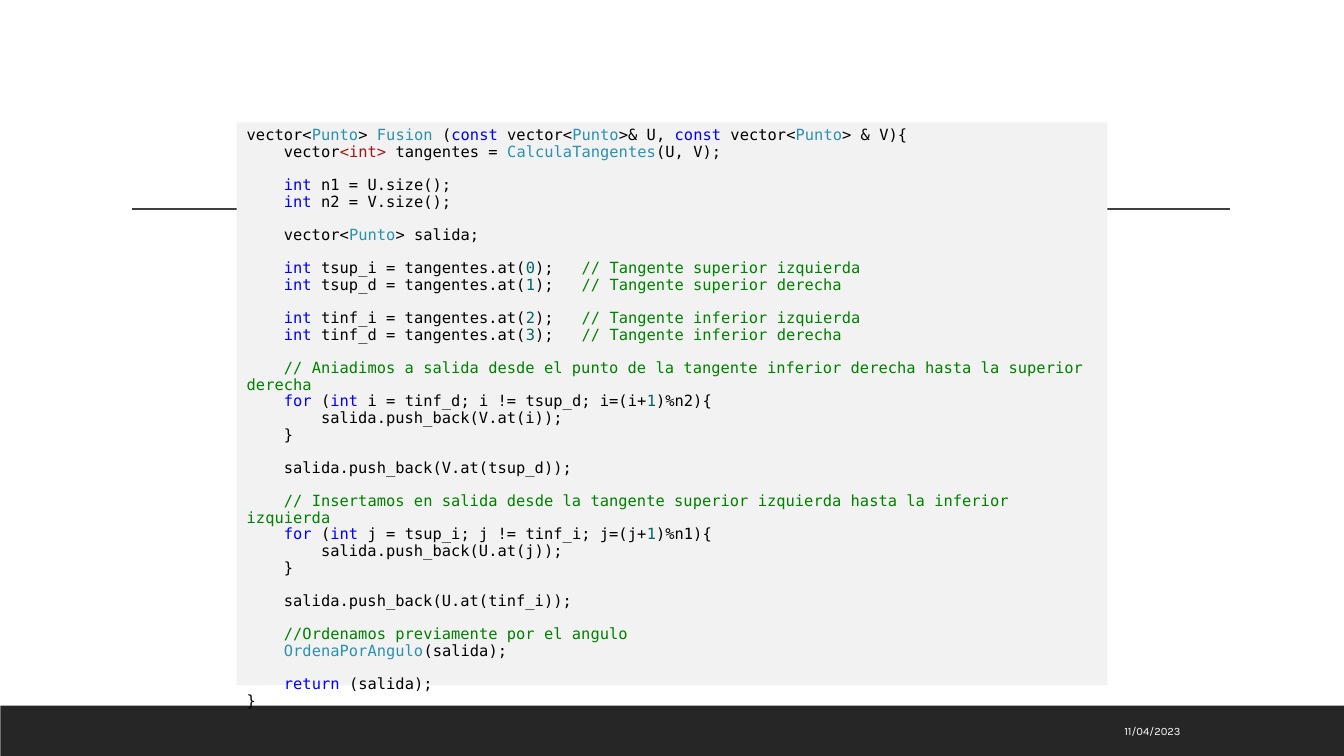
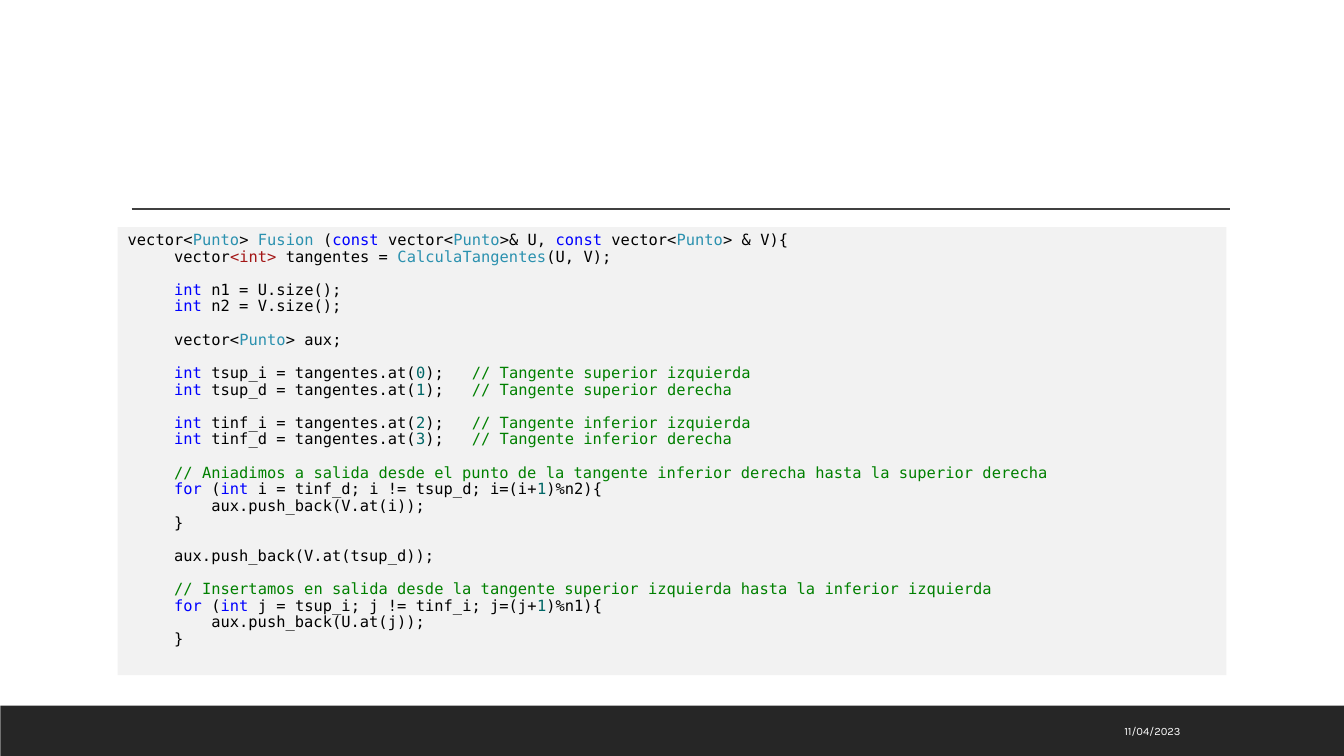
Before and after one commit to MarioLndz/Practica2DyV, a slide deck: slide 37 of PresentaciónPráctica2.pptx (slide 26 before the commit). Drawn at 1344x756 pixels with LibreOffice and Linux fonts; fonts in the diff are those of the drawing. Boxes give left, top, right and bottom in pixels: in the first picture for what was removed or moved away, otherwise in the second. Text is boxed around its words. In the diff, an @@ line names an element or a change of style, - is before the commit and + after.

```diff
--- a/PresentaciónPráctica2.pptx
+++ b/PresentaciónPráctica2.pptx
@@ text "vector<Punto> Fusion (const vector<Punto>& U, ...": place and size @@
-text "vector<Punto> Fusion (const vector<Punto>& U, ..." at box(237, 122, 1108, 685)
+text "vector<Punto> Fusion (const vector<Punto>& U, ..." at box(118, 227, 1227, 676)
@@ text at box(174, 333, 341, 347): text changed @@
-  vector<Punto> salida;
+  vector<Punto> aux;
@@ text at box(211, 499, 425, 515): text changed @@
-  salida.push_back(V.at(i));
+  aux.push_back(V.at(i));
@@ text at box(174, 549, 434, 565): text changed @@
-  salida.push_back(V.at(tsup_d));
+  aux.push_back(V.at(tsup_d));
@@ text at box(284, 594, 628, 691): paragraphs removed @@
-  salida.push_back(U.at(tinf_i));
-  //Ordenamos previamente por el angulo
-  OrdenaPorAngulo(salida);
-  return (salida);
-  }
@@ text at box(211, 615, 425, 631): text changed @@
-  salida.push_back(U.at(j));
+  aux.push_back(U.at(j));
```
Also in this commit, not shown: 4 other slides changed, 21 slides added.
